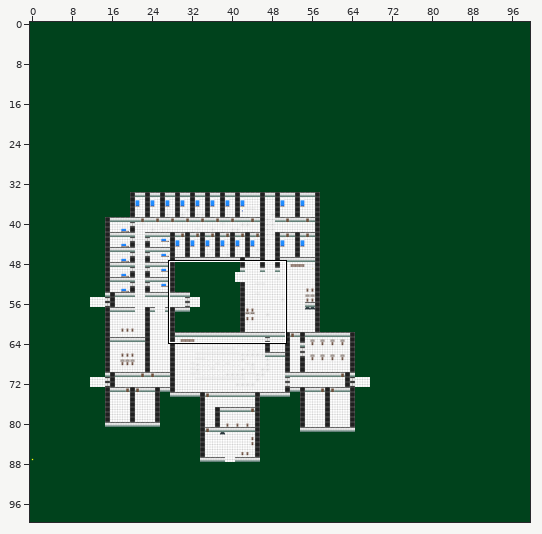
A Tiled map gets an edit: Project/core/assets/graphics/world3.tmx. Above: a wide view before the commit, with the close-up outlined.
Close-up. Old version:
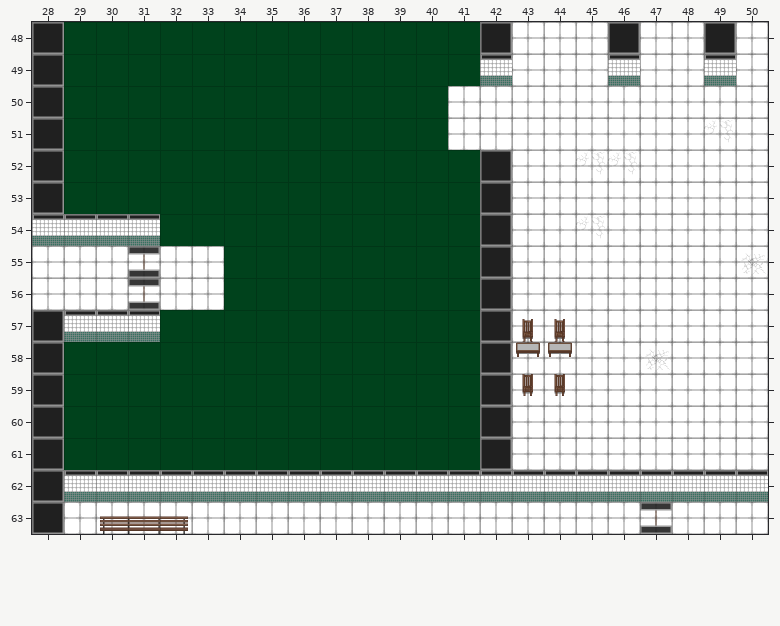
Cells are 64x64 px. Shown: x 28..50, y 48..63.
After:
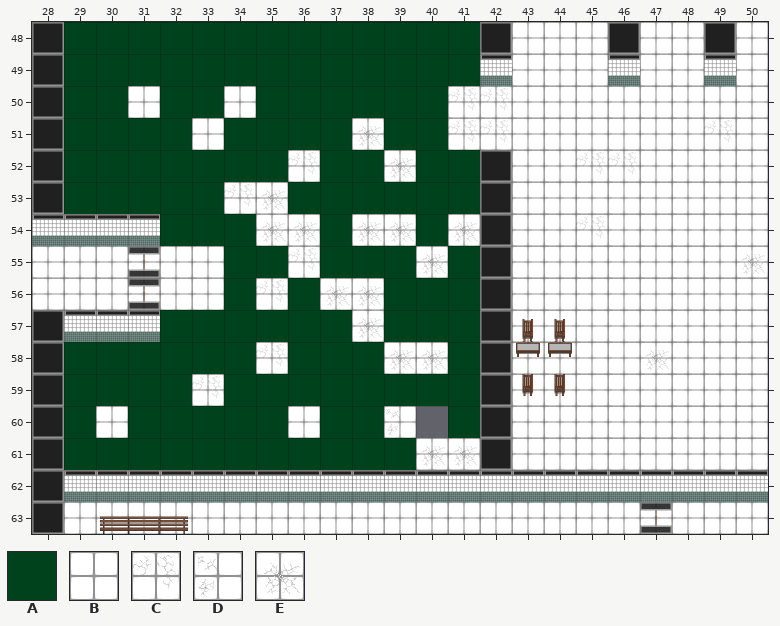
Key: from "alpha_sprite_sheet": A 8; from "floor_wall_sheet": B 0, C 1, D 2, E 4.
_ is an empty cell, # one hidden under a higher layer, . an unchanged one.
Edits made:
--- layer "Tile Layer 2 - Golv"
@@ x 30..42 @@
-50 .A..A......#_
-51 ...A....A..#_
-52 ......A..A...
-53 ....AA.......
-54 .....AA.AA.A.
-55 ......A...A..
-56 .....A.AA....
-57 ........A....
-58 .....A...AA..
-59 ...A.........
-60 A.....A..AA..
-61 ..........AA.
+50 .B..B......CC
+51 ...B....E..CC
+52 ......C..E...
+53 ....CE.......
+54 .....EE.EE.E.
+55 ......C...E..
+56 .....C.EE....
+57 ........E....
+58 .....C...EE..
+59 ...C.........
+60 B.....B..D_..
+61 ..........EE.
--- layer "väggar"
@@ x 41..42 @@
-50 BB
-51 BB
+50 __
+51 __
Where, in picture pixels (left, top, right, bottom), the same in both close-ups:
changed: (128, 86, 160, 118)
changed: (192, 86, 509, 374)
changed: (192, 374, 224, 406)
changed: (96, 406, 128, 438)
changed: (288, 406, 320, 438)
changed: (384, 406, 480, 470)
